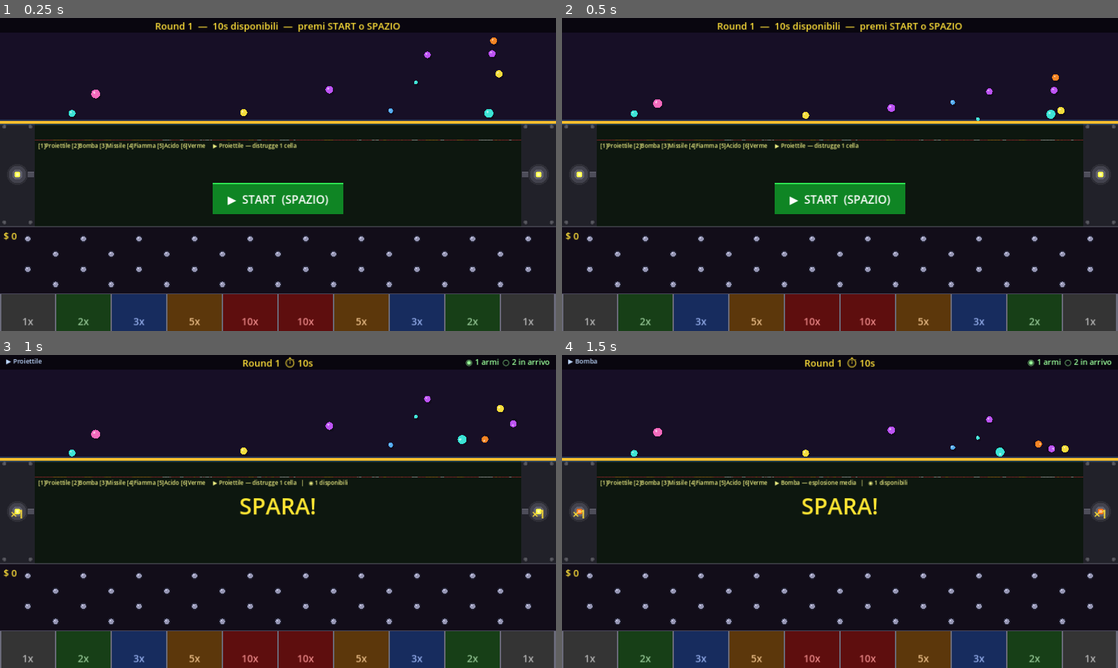
Above: before the commit, frames 1-4 (two rows, left to right).
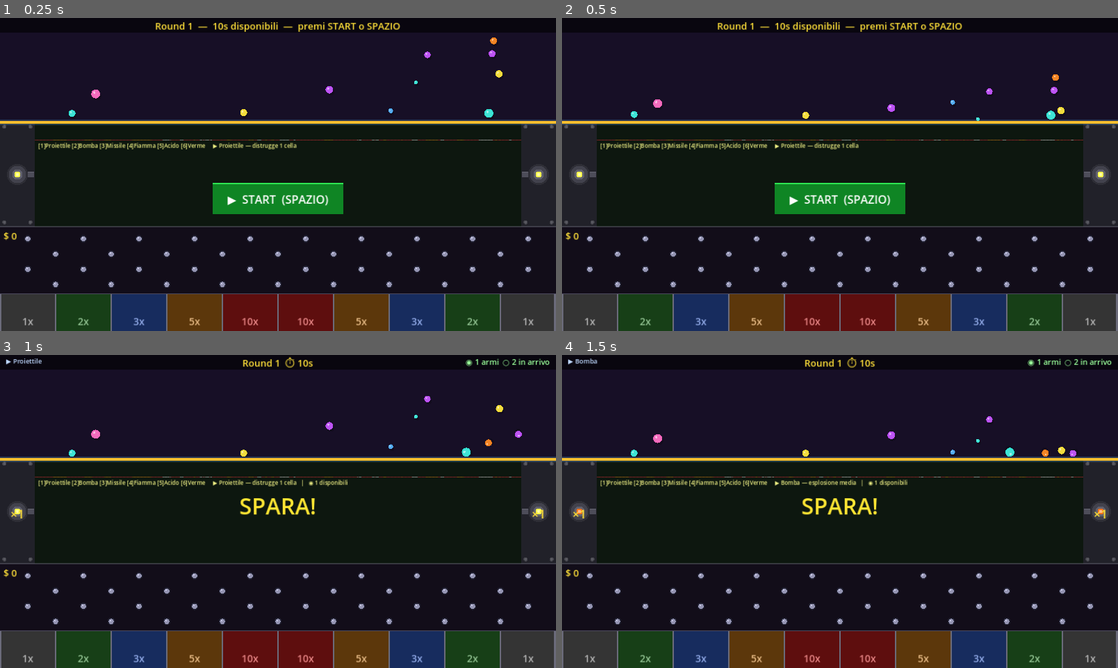
Above: after the commit, the same moments.

Repository: tanapox/TravelCalculator
Game: Godot game, scene res://scenes/Main.tscn
Two runs of this game, one before a commit and one after it. Both use one fixed random seed, a clock stepped at 60 frames per second and the inputs below.
Inputs (mouse positions are in pixels of both pictures, inside the frame that each line leads up to):
- Up to frame 1 (0.25 s): no input
- Up to frame 2 (0.5 s): no input
- Up to frame 3 (1 s): tap Enter at 0.5 s; move the mouse to (400, 495) at 0.52 s; tap 1 at 0.6 s; click (400, 495) at 0.67 s; tap Space at 0.77 s
- Up to frame 4 (1.5 s): move the mouse to (728, 527) at 1.27 s; tap 2 at 1.35 s; click (728, 527) at 1.42 s

Frame 1 is identical in both runs. In frame 2, less than 0.1% of the frame differs, in the area x 12-89%, y 29-33%; in frame 3, 0.2%; in frame 4, 0.3%, in the area x 12-93%, y 22-33%.

Commit message:
Reduce random kick to ±6; increase bounce decay to 0.22/contact
Balls now stop after ~5 contacts instead of ~10.
Random horizontal kick reduced from ±18 to ±6 px/s.

Co-Authored-By: Claude Sonnet 4.6 <noreply@anthropic.com>
Claude-Session: https://claude.ai/code/session_01QzGJouKABdY15psrR5EvZo

Diff:
--- a/scripts/Ball.gd
+++ b/scripts/Ball.gd
@@ -8,8 +8,8 @@
 var _falling:    bool  = false
 
 const BOUNCE_START: float = 1.0
-const BOUNCE_END:   float = 0.10
-const BOUNCE_STEP:  float = 0.09  # decremento per ogni rimbalzo (~10 rimbalzi per fermarsi)
+const BOUNCE_END:   float = 0.0
+const BOUNCE_STEP:  float = 0.22  # decremento per ogni rimbalzo (~5 rimbalzi per fermarsi)
 
 func setup(r: float, c: Color, m_val: int = 10) -> void:
 	radius      = r
@@ -44,7 +44,7 @@
 		var b := physics_material_override.bounce
 		physics_material_override.bounce = maxf(BOUNCE_END, b - BOUNCE_STEP)
 		if _falling:
-			state.linear_velocity.x += randf_range(-18.0, 18.0)
+			state.linear_velocity.x += randf_range(-6.0, 6.0)
 
 func _draw() -> void:
 	draw_circle(Vector2(3.0, 5.0), radius * 0.95, Color(0.0, 0.0, 0.0, 0.22))
